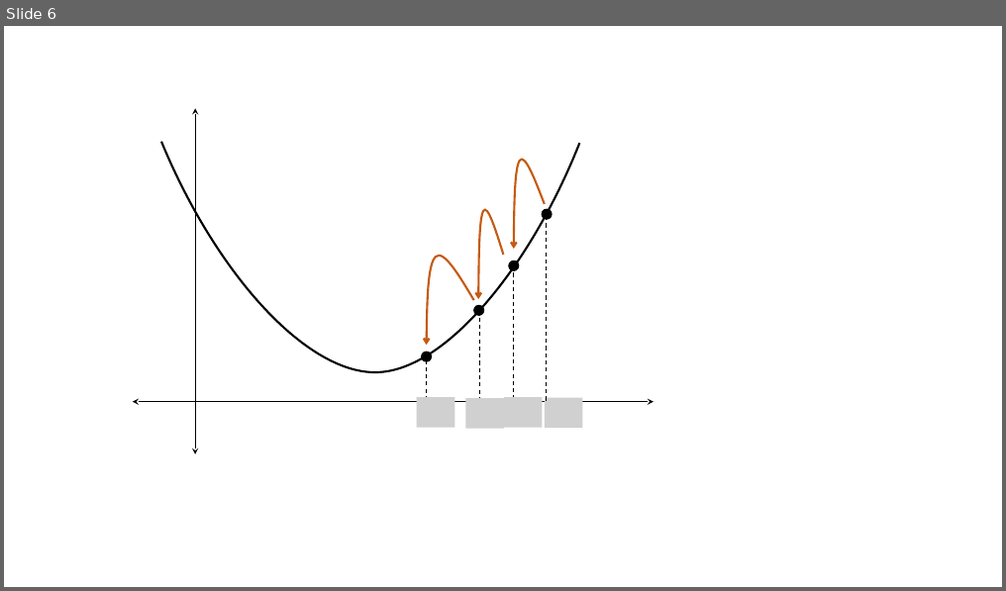
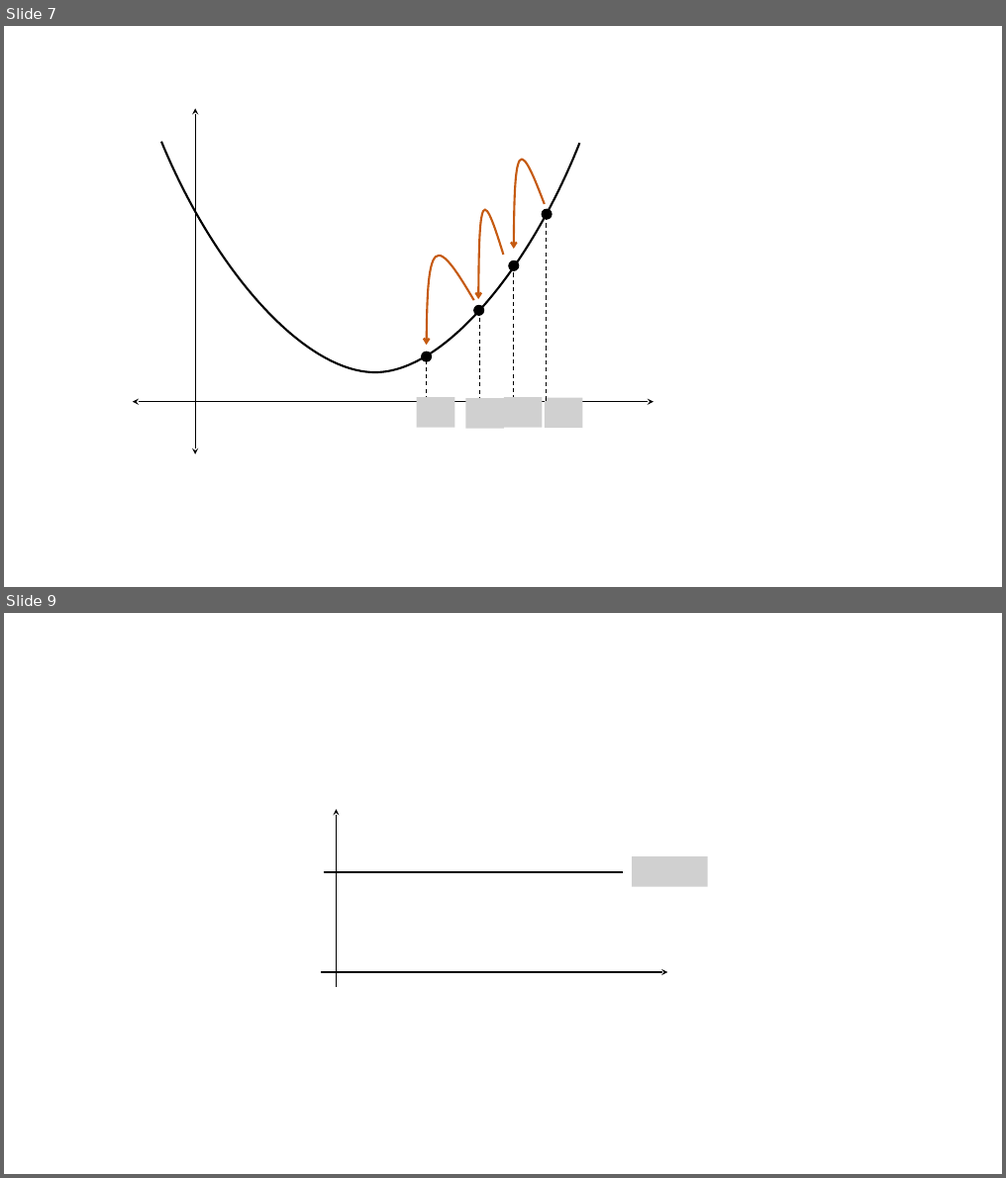
Before and after one commit to jdvelasq/courses-source, a slide deck: modulos/fundamentos-optimizacion-para-ml/notebooks/assets/aprendizaje.pptx. Shown one above the other, each under a label of ours: slide 6 before the commit, slides 7 and 9 after it; the slides between them are not shown. The pictures are 1006x591 and 1006x1178 pixels, drawn with LibreOffice and Linux fonts; fonts in the diff are those of the drawing; grey boxes stand for pictures. Boxes give left, top, right and bottom in pixels: in the first picture for what was removed or moved away, otherwise in the second. Text is boxed around its words. In the diff, an @@ line names an element or a change of style, - is before the commit and + after.

```diff
--- a/modulos/fundamentos-optimizacion-para-ml/notebooks/assets/aprendizaje.pptx
+++ b/modulos/fundamentos-optimizacion-para-ml/notebooks/assets/aprendizaje.pptx
@@ slide 9 added at bbox=[4, 613, 1002, 1174], background #FFFFFF @@
@@ arrow added from (337, 987) to (337, 809), #000000 1.25 pt @@
@@ line added from (324, 872) to (623, 872), #000000 2 pt @@
@@ picture added at bbox=[632, 858, 708, 887] @@
@@ arrow added from (322, 972) to (668, 972), #000000 1.25 pt @@
@@ what was slide 6 is now slide 7 @@
```
Also in this commit, not shown: 4 other slides added, 35 other files.
